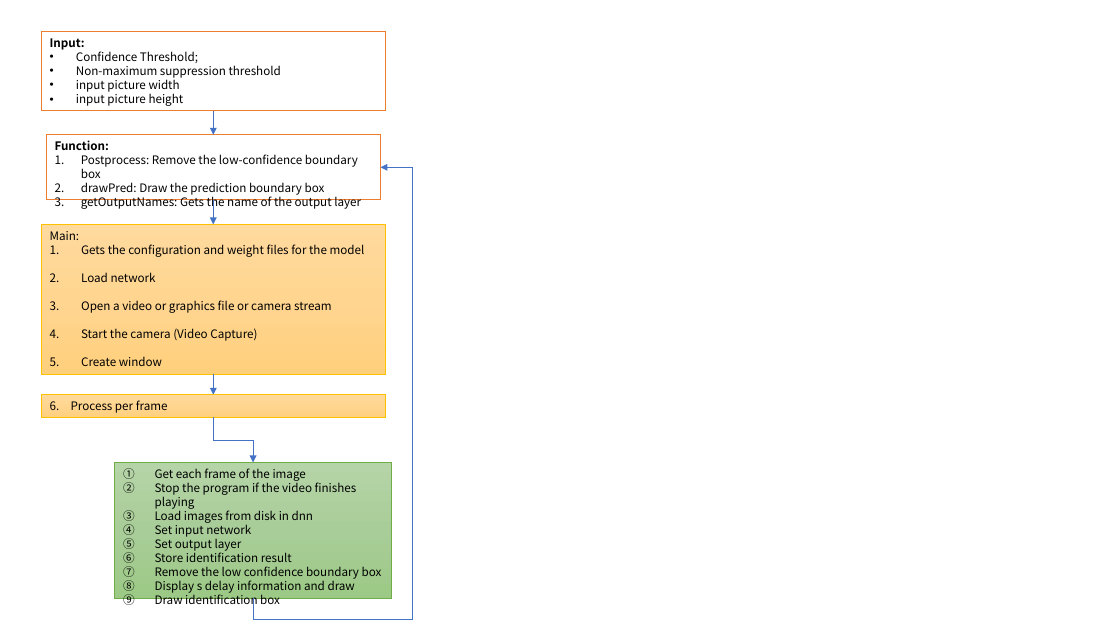
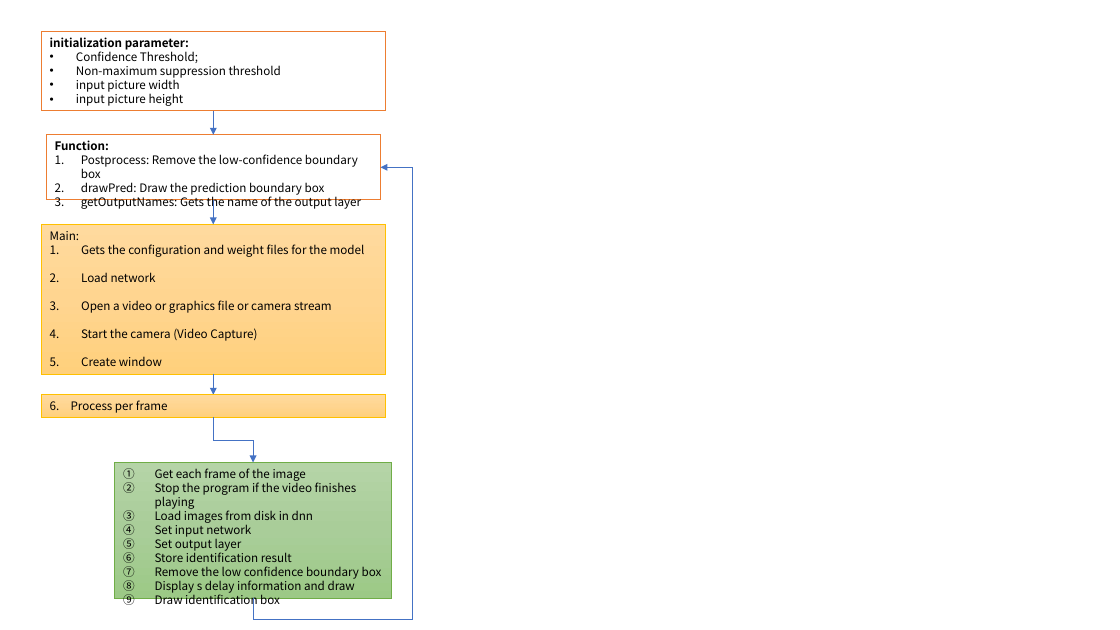
Before and after one commit to KW-DONG/Roads-Damages-Detector, a slide deck: slide 1 of tool/A flowchart of the code being referenced/ConsoleApplication1_flowchart.pptx. Drawn at 1120x630 pixels with LibreOffice and Linux fonts; fonts in the diff are those of the drawing. Boxes give left, top, right and bottom in pixels: in the first picture for what was removed or moved away, otherwise in the second. Text is boxed around its words. In the diff, an @@ line names an element or a change of style, - is before the commit and + after.

```diff
--- a/tool/A flowchart of the code being referenced/ConsoleApplication1_flowchart.pptx
+++ b/tool/A flowchart of the code being referenced/ConsoleApplication1_flowchart.pptx
@@ text in rectangle at [50, 37, 189, 50]: text changed @@
-Input:
+initialization parameter:
```
Also in this commit, not shown: 1 other file.
